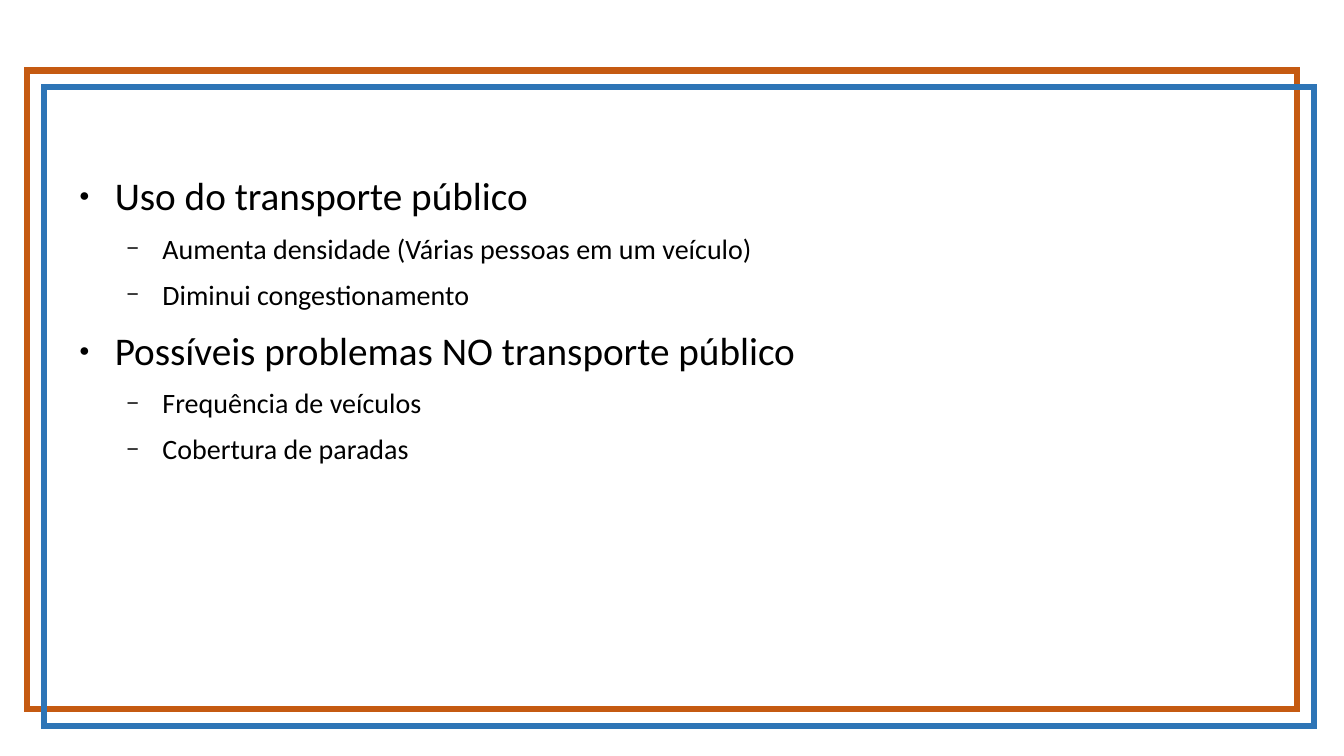
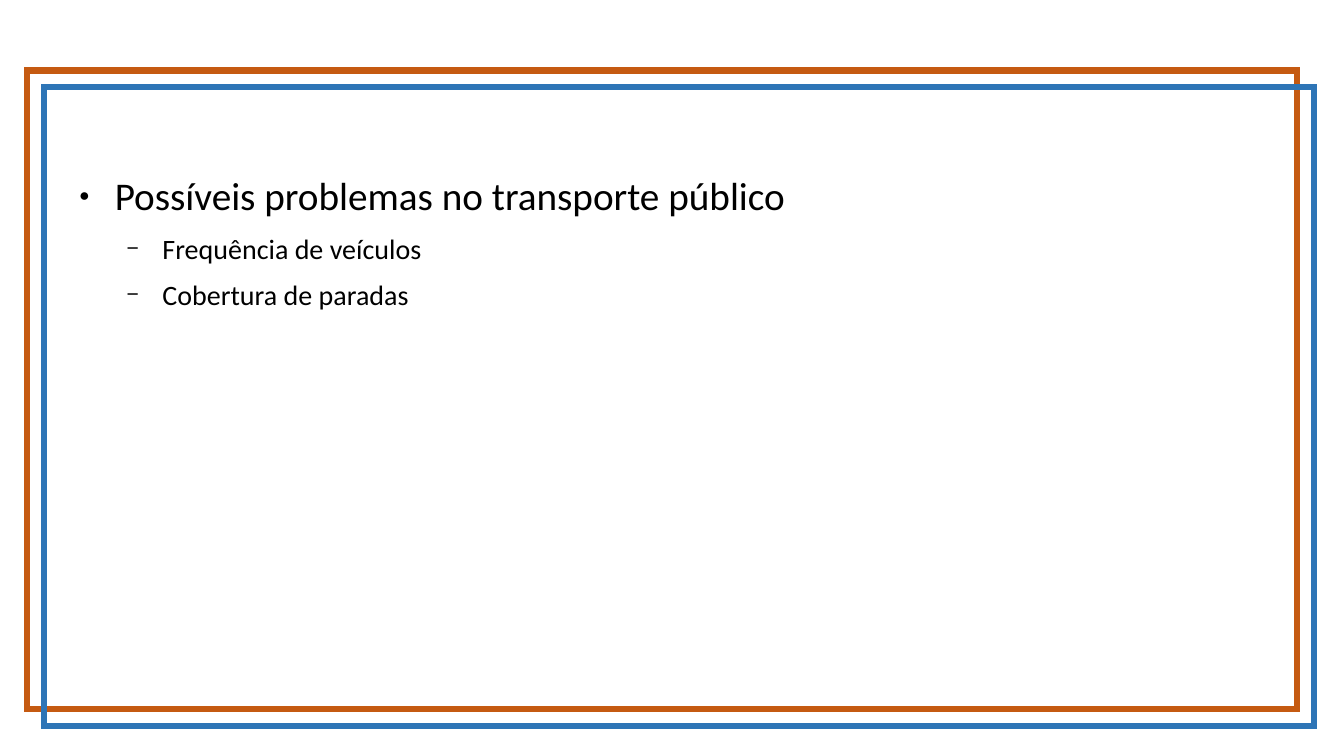
Before and after one commit to vitorropke/mobilidade-urbana, a slide deck: slide 9 of SEMIC-2021/apresentacao.odp (slide 4 before the commit). Drawn at 1344x756 pixels with LibreOffice and Linux fonts; fonts in the diff are those of the drawing; background and template pictures are left out. Boxes give left, top, right and bottom in pixels: in the first picture for what was removed or moved away, otherwise in the second. Text is boxed around its words. In the diff, an @@ line names an element or a change of style, - is before the commit and + after.

```diff
--- a/SEMIC-2021/apresentacao.odp
+++ b/SEMIC-2021/apresentacao.odp
@@ text at [115, 182, 785, 217]: text changed; size 20 to 28 pt @@
-● Uso do transporte público
-  − Aumenta densidade (Várias pessoas em um veículo)
-  − Diminui congestionamento
-● Possíveis problemas NO transporte público
+● Possíveis problemas no transporte público
```
Also in this commit, not shown: 2 other slides changed, 7 slides added, 1 slide removed, 2 other files.
